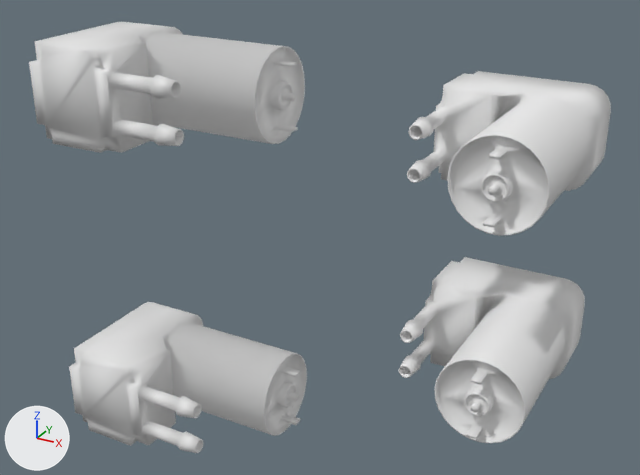
Two versions of the OBJ model mep3_simulation/webots_data/worlds/assets/meshes/RobotMemristor2/robot_vakuum_pumpe.obj, one commit apart.
One viewpoint serves both versions: a 50 mm lens placed at (0.167, -0.375, 0.153), pointed at (0.0, -0.073, 0.002). Arrows for +X, +Y and +Z are at lower left; the lights stay in place. Where no turn or scale is listed for an object, it has been applied to the vertices.

Script lines for the objects in view, before the commit:
```python
me_robot_vakuum_pumpe = bpy.data.meshes.new('robot_vakuum_pumpe')
me_robot_vakuum_pumpe.from_pydata(...)  # 2092 vertices, 4168 faces; spans x -0.09..0.1, y -0.137..-0.005, z -0.086..0.086
ob_robot_vakuum_pumpe = bpy.data.objects.new('robot_vakuum_pumpe', me_robot_vakuum_pumpe)
ob_robot_vakuum_pumpe.location = (0.0, 0.0, 0.0)
```
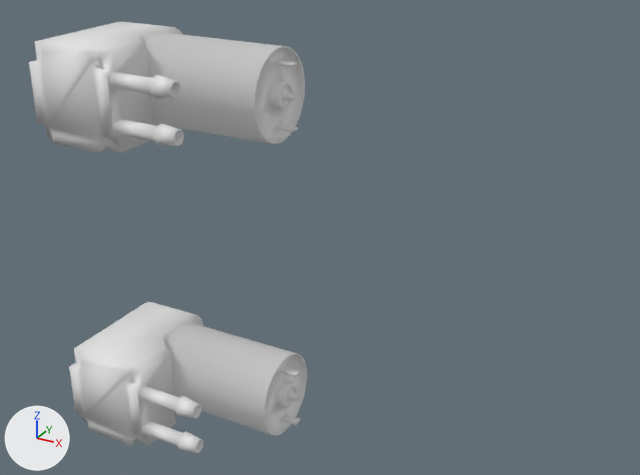
The newer file is also turned or shifted as a whole; pictures and numbers use the older file's frame.

What differs and where, as boxes (x1, y1, x2, y2) in the pictures (640 x 475 px):
'robot_vakuum_pumpe', reshaped (52% narrower): before (29, 22, 611, 453); after (29, 22, 307, 453)
part 1 of me_robot_vakuum_pumpe, deleted: before (399, 257, 585, 443)
part 2 of me_robot_vakuum_pumpe, deleted: before (407, 71, 611, 236)

What the commit changed:
me_robot_vakuum_pumpe has 2092 vertices, 4168 faces and spans x -0.09..0.1, y -0.137..-0.005, z -0.086..0.086.
me_robot_vakuum_pumpe is used by ob_robot_vakuum_pumpe; location (0.0, 0.0, 0.0).
me_robot_vakuum_pumpe part 1: the loose piece of 523 vertices spanning x 0.037..0.1, y -0.096..-0.005, z -0.064..-0.026 is deleted.
me_robot_vakuum_pumpe part 2: the loose piece of 523 vertices spanning x 0.037..0.1, y -0.096..-0.005, z 0.026..0.064 is deleted.
